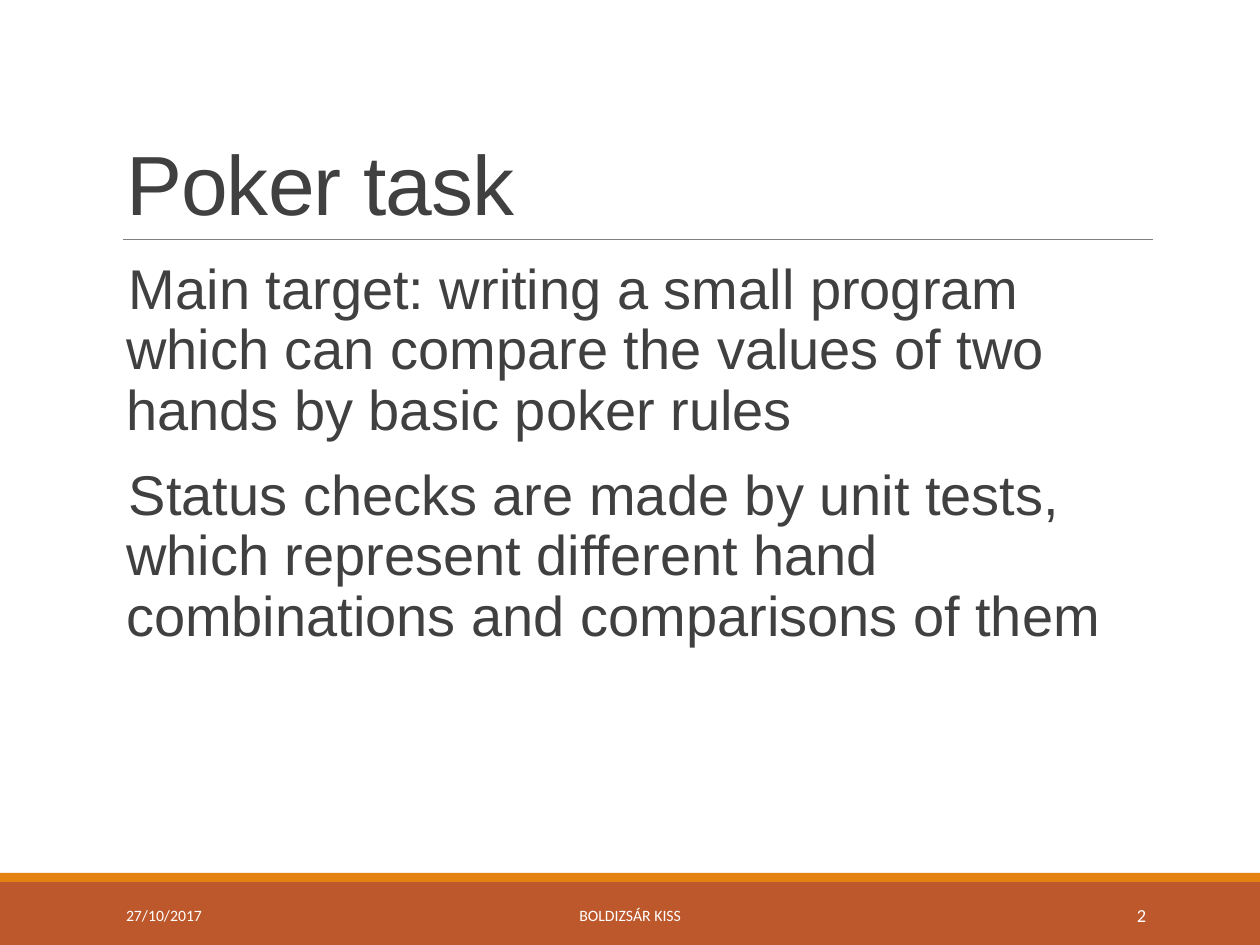
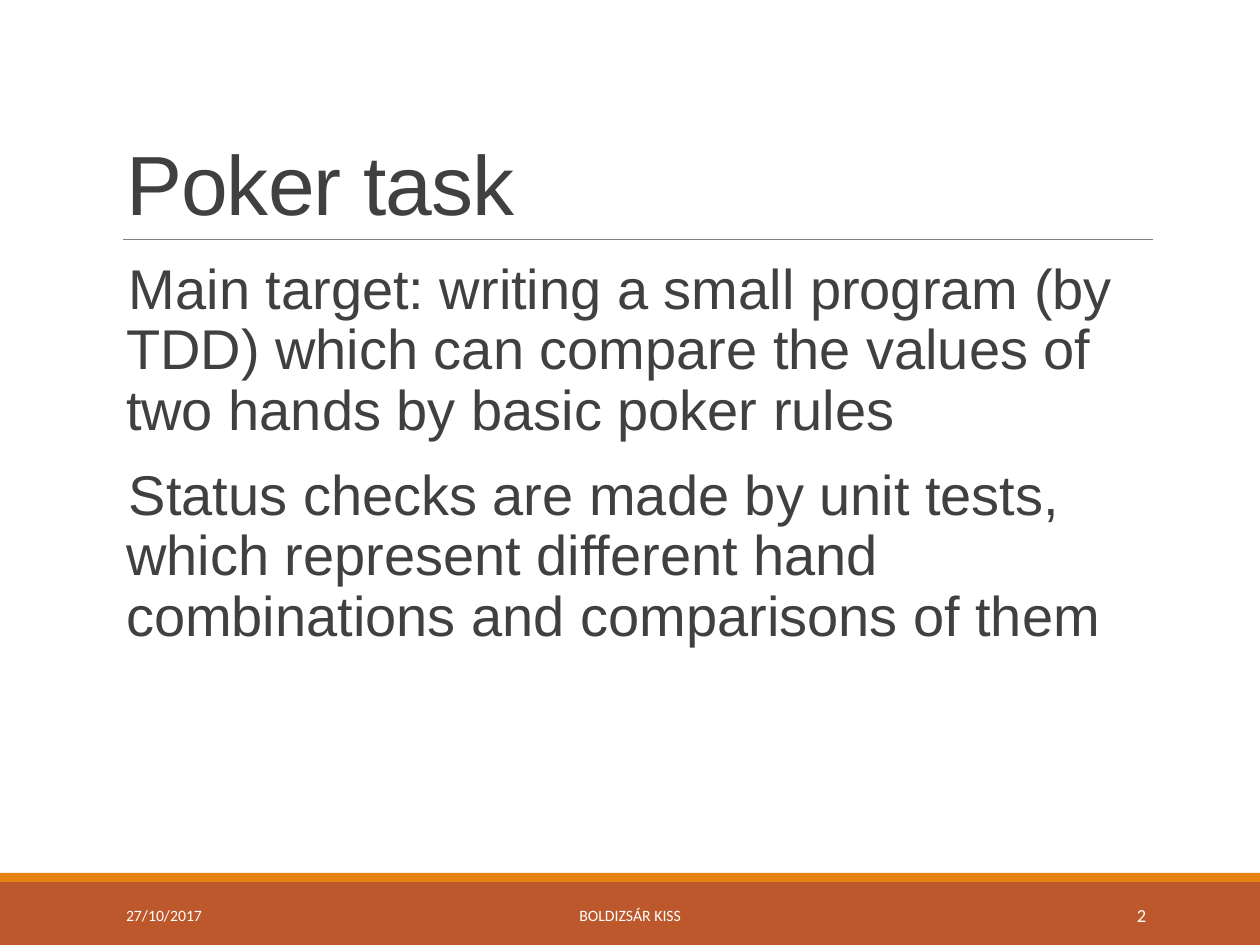
Before and after one commit to green-fox-academy/bpo106, a slide deck: slide 2 of week07/day04/demo/ppt-w07.pptx. Drawn at 1260x945 pixels with LibreOffice and Linux fonts; fonts in the diff are those of the drawing. Boxes give left, top, right and bottom in pixels: in the first picture for what was removed or moved away, otherwise in the second. Text is boxed around its words. In the diff, an @@ line names an element or a change of style, - is before the commit and + after.

Commit message:
Small demo improvements.

```diff
--- a/week07/day04/demo/ppt-w07.pptx
+++ b/week07/day04/demo/ppt-w07.pptx
@@ text at box(126, 268, 1112, 440): text changed @@
-  Main target: writing a small program which can compare the values of two hands by basic poker rules
+  Main target: writing a small program (by TDD) which can compare the values of two hands by basic poker rules
```
